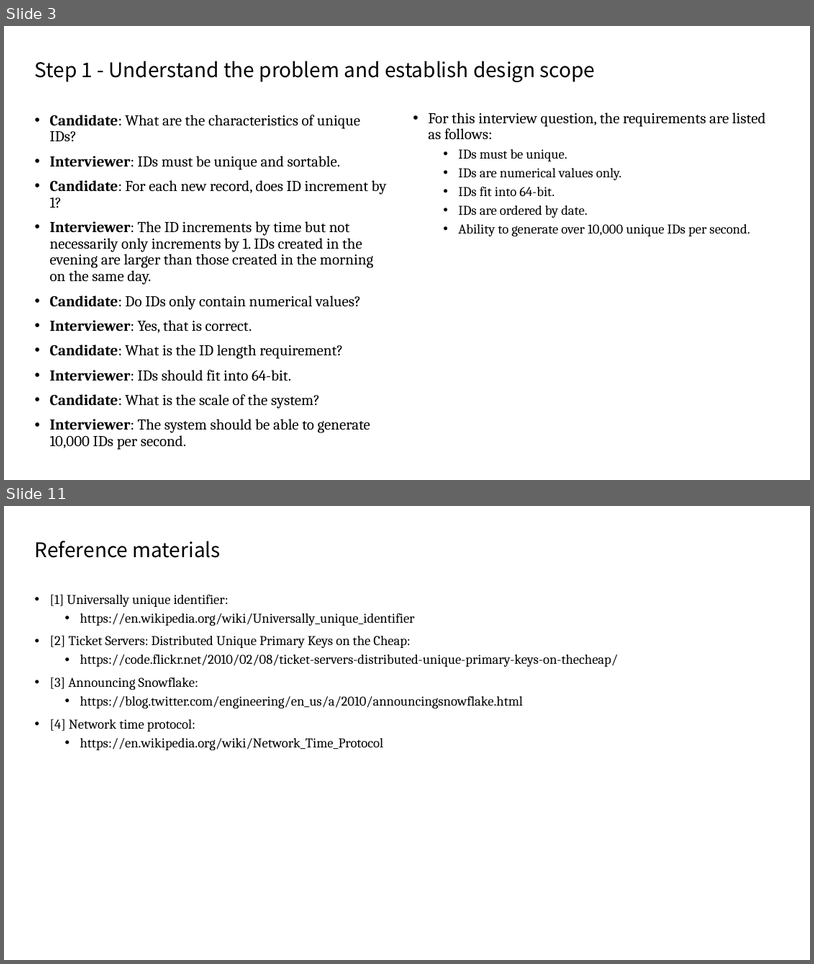
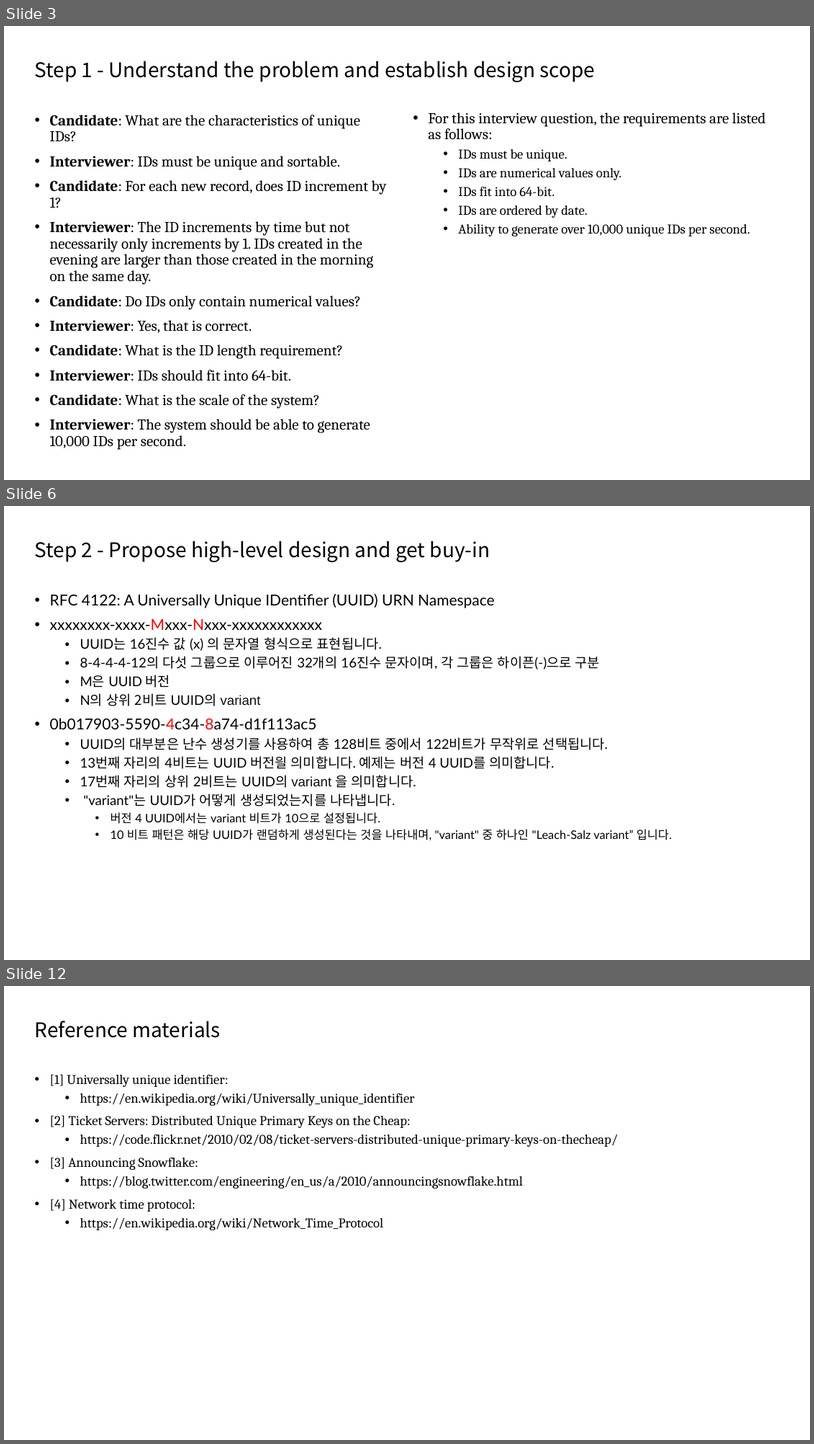
Before and after one commit to Vancouver-KDD/book-study, a slide deck: [Jason Yang] Wk 4 (Ch 7).pptx. Shown one above the other, each under a label of ours: slides 3 and 11 before the commit, slides 3, 6 and 12 after it; the slides between them are not shown. The pictures are 814x964 and 814x1444 pixels, drawn with LibreOffice and Linux fonts; fonts in the diff are those of the drawing. Boxes give left, top, right and bottom in pixels: in the first picture for what was removed or moved away, otherwise in the second. Text is boxed around its words. In the diff, an @@ line names an element or a change of style, - is before the commit and + after.

Commit message:
added unique id generator for stateful and stateless system

```diff
--- a/[Jason Yang] Wk 4 (Ch 7).pptx
+++ b/[Jason Yang] Wk 4 (Ch 7).pptx
@@ slide 6 added at [4,506,810,960], background #FFFFFF @@
@@ title added at [35,541,490,562], 24 pt, text #000000 @@
+Step 2 - Propose high-level design and get buy-in
@@ text added at [50,594,672,840], 16 pt, text #000000 @@
+• RFC 4122: A Universally Unique IDentifier (UUID) URN Namespace
+• xxxxxxxx-xxxx-Mxxx-Nxxx-xxxxxxxxxxxx
+  • UUID는 16진수 값 (x) 의 문자열 형식으로 표현됩니다.
+  • 8-4-4-4-12의 다섯 그룹으로 이루어진 32개의 16진수 문자이며, 각 그룹은 하이픈(-)으로 구분
+  • M은 UUID 버전
+  • N의 상위 2비트 UUID의 variant
+• 0b017903-5590-4c34-8a74-d1f113ac5
+  • UUID의 대부분은 난수 생성기를 사용하여 총 128비트 중에서 122비트가 무작위로 선택됩니다.
+  • 13번째 자리의 4비트는 UUID 버전읠 의미합니다. 예제는 버전 4 UUID를 의미합니다.
+  • 17번째 자리의 상위 2비트는 UUID의 variant 을 의미합니다.
+  • "variant"는 UUID가 어떻게 생성되었는지를 나타냅니다.
+    • 버전 4 UUID에서는 variant 비트가 10으로 설정됩니다.
+    • 10 비트 패턴은 해당 UUID가 랜덤하게 생성된다는 것을 나타내며, "variant" 중 하나인 "Leach-Salz variant” 입니다.
@@ what was slide 11 is now slide 12 @@
```
Also in this commit, not shown: 9 slides changed, 2 other slides added.
